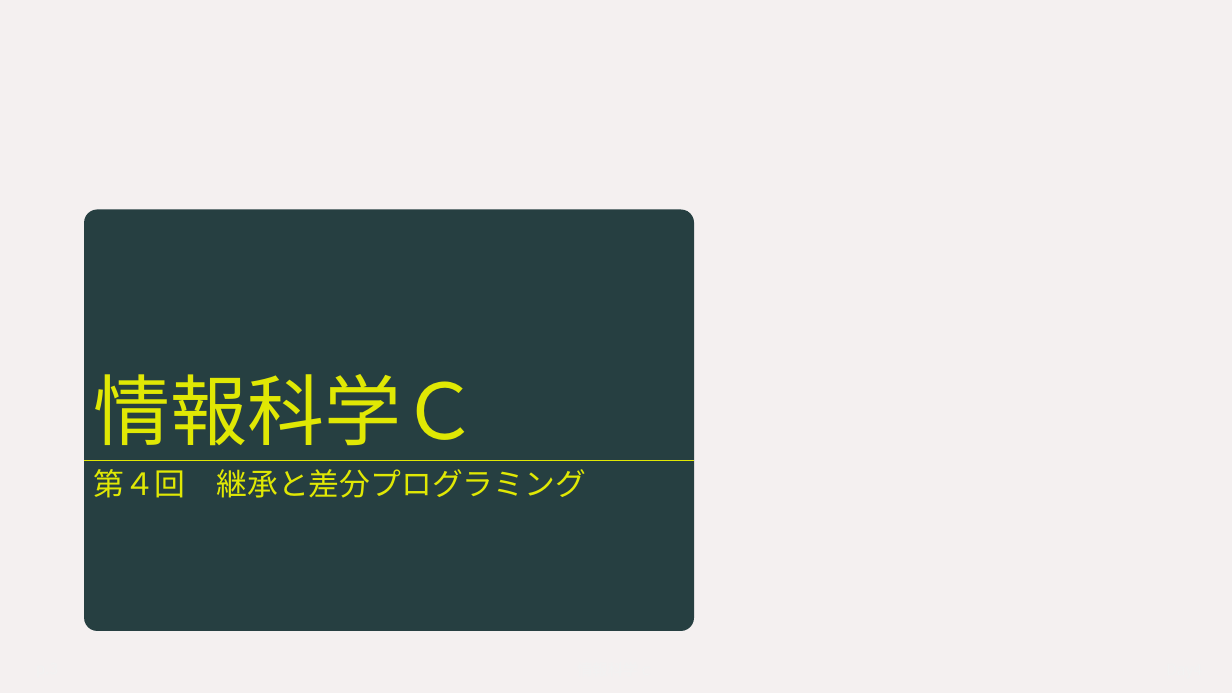
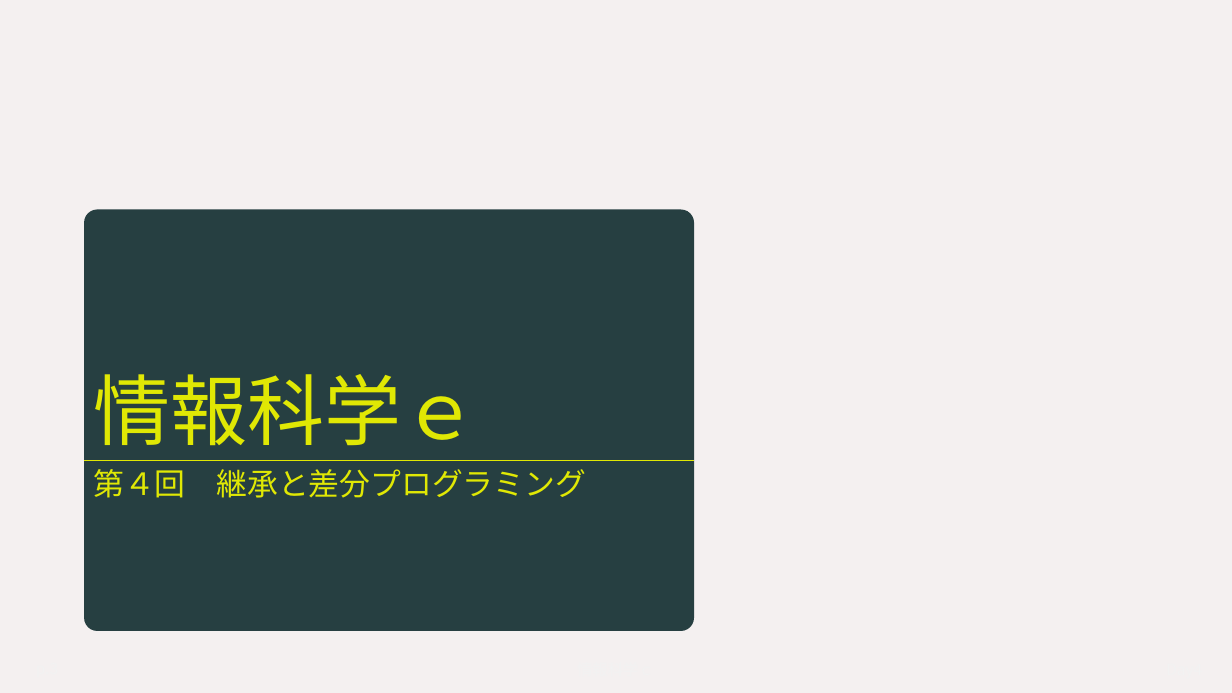
Before and after one commit to YokoyamaLab/PythonBasics, a slide deck: slide 3 of slides/computerScience_day4.pptx. Drawn at 1232x693 pixels with LibreOffice and Linux fonts; fonts in the diff are those of the drawing. Boxes give left, top, right and bottom in pixels: in the first picture for what was removed or moved away, otherwise in the second. Text is boxed around its words. In the diff, an @@ line names an element or a change of style, - is before the commit and + after.

```diff
--- a/slides/computerScience_day4.pptx
+++ b/slides/computerScience_day4.pptx
@@ title at (x1=93, y1=374, x2=478, y2=446): text changed @@
-情報科学Ｃ
+情報科学ｅ
```
Also in this commit, not shown: 2 other slides changed, 24 other files.
